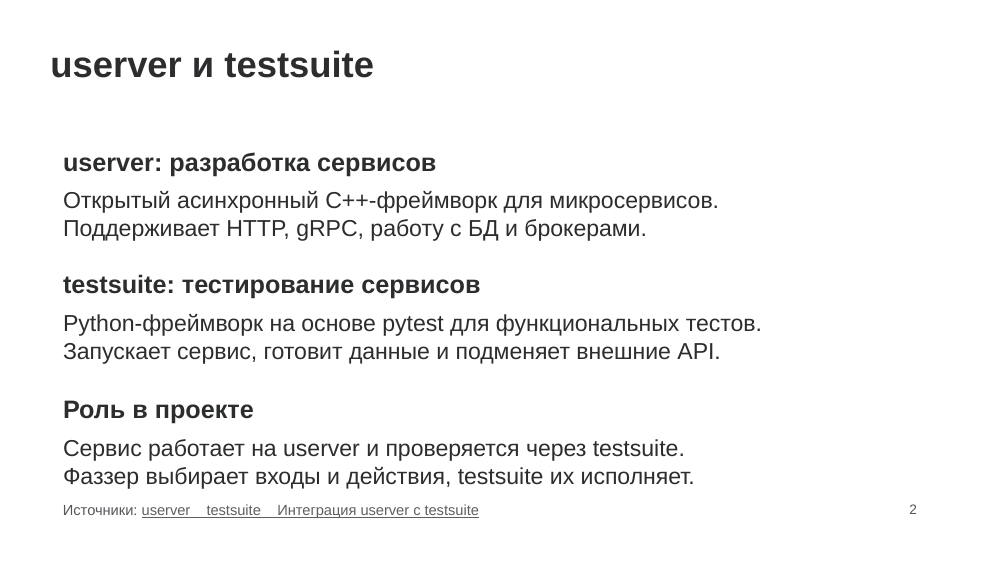
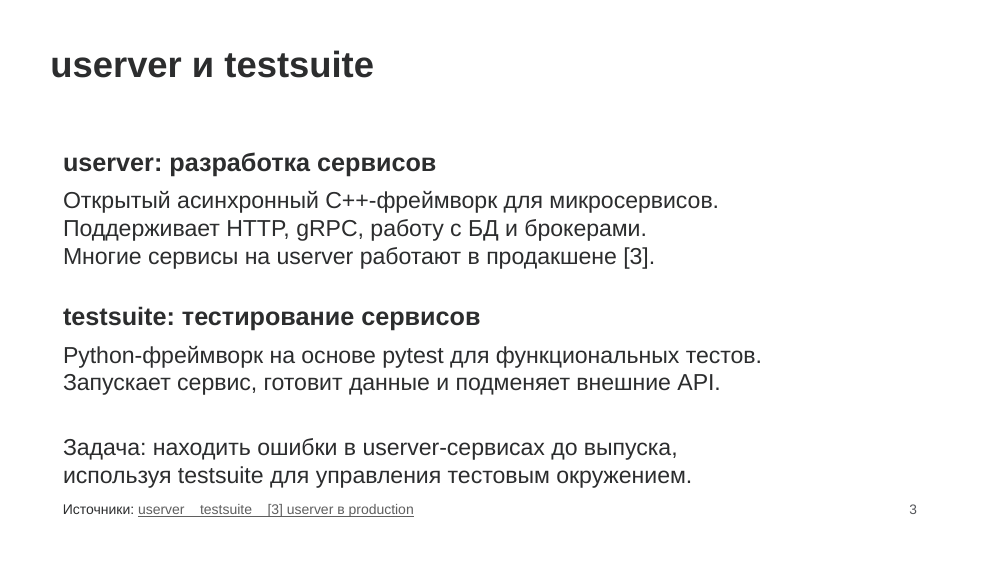
Before and after one commit to Malevrovich/userver-fuzzing, a slide deck: slide 3 of docs/presentation/project.pptx (slide 2 before the commit). Drawn at 1008x567 pixels with LibreOffice and Linux fonts; fonts in the diff are those of the drawing; background and template pictures are left out. Boxes give left, top, right and bottom in pixels: in the first picture for what was removed or moved away, otherwise in the second. Text is boxed around its words. In the diff, an @@ line names an element or a change of style, - is before the commit and + after.

Commit message:
docs: connect fuzzing motivation to userver and testsuite

```diff
--- a/docs/presentation/project.pptx
+++ b/docs/presentation/project.pptx
@@ text at (x1=63, y1=247, x2=655, y2=269): paragraph added @@
+Многие сервисы на userver работают в продакшене [3].
@@ text "testsuite: тестирование сервисов" moved from (x1=63, y1=274, x2=480, y2=299) to (x1=63, y1=306, x2=480, y2=331) @@
@@ text "Python-фреймворк на основе pytest для ..." moved from (x1=63, y1=314, x2=762, y2=364) to (x1=63, y1=346, x2=762, y2=395) @@
@@ text at (x1=63, y1=438, x2=692, y2=488): text changed; size 18 to 16.5 pt; bold off @@
-Роль в проекте
+Задача: находить ошибки в userver-сервисах до выпуска,
+используя testsuite для управления тестовым окружением.
@@ text removed at (x1=63, y1=439, x2=695, y2=489) @@
-Сервис работает на userver и проверяется через testsuite.
-Фаззер выбирает входы и действия, testsuite их исполняет.
@@ text at (x1=63, y1=504, x2=414, y2=517): text changed; size 10.5 to 10 pt @@
-Источники: userver testsuite Интеграция userver с testsuite
+Источники: userver testsuite [3] userver в production
@@ text at (x1=909, y1=504, x2=917, y2=514): text changed @@
-2
+3
```
Also in this commit, not shown: 1 other slide changed, 1 other file.
